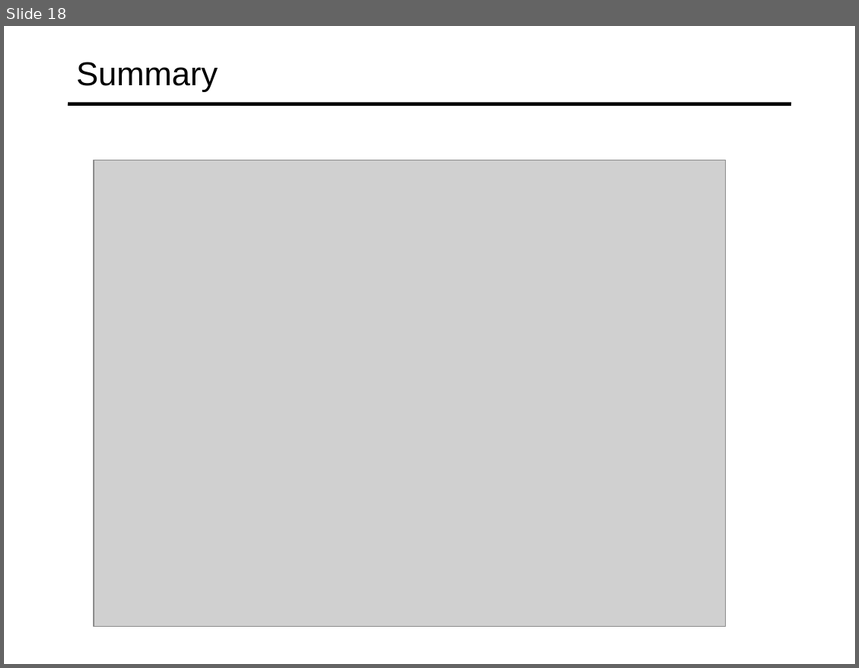
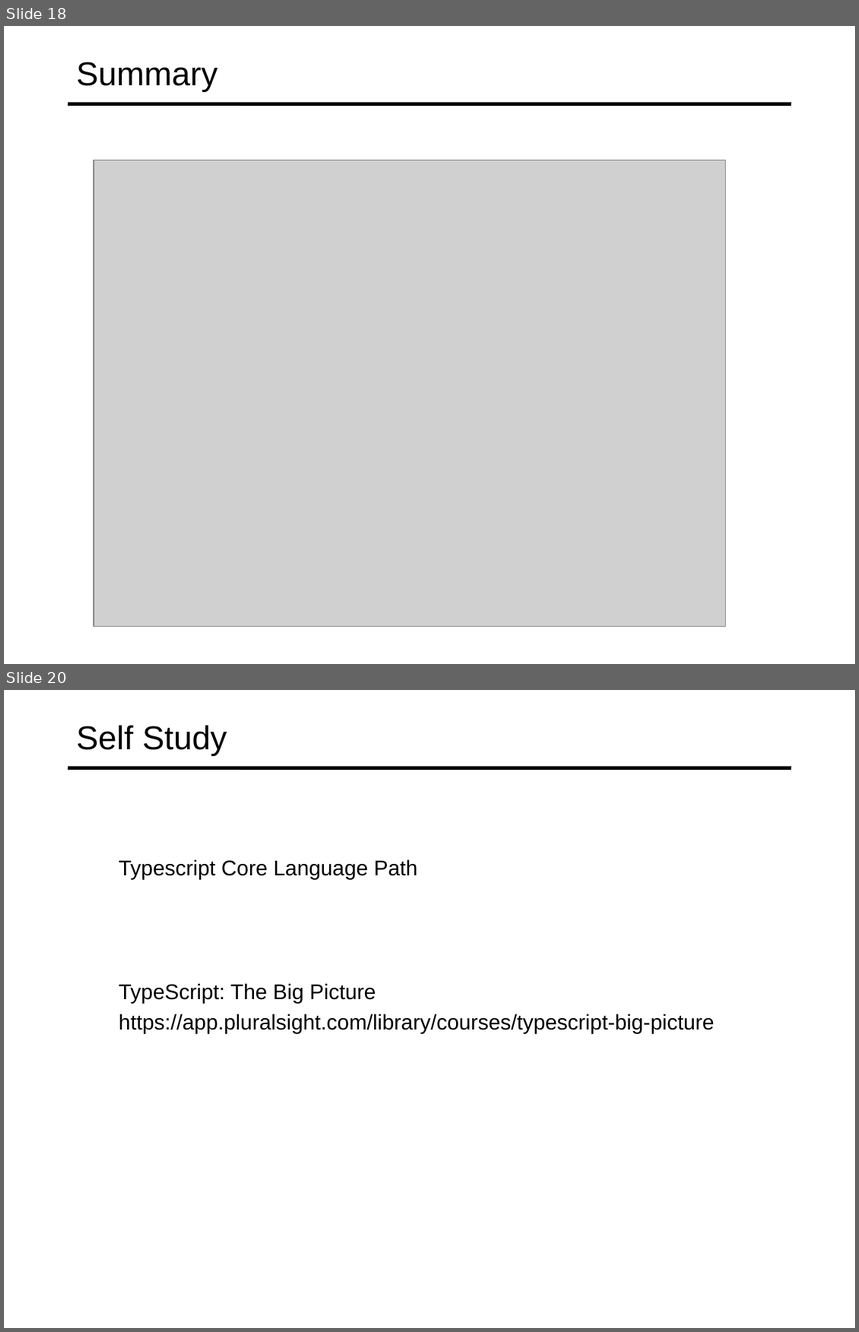
Before and after one commit to specter01wj/Jago_Link_Training, a slide deck: Angular/Angular12/TypeScript Fundamentals/1-Getting-Started-With-TypeScript/L1_TypeScript Getting Started.ppt. Shown one above the other, each under a label of ours: slide 18 before the commit, slides 18 and 20 after it; the slides between them are not shown. The pictures are 859x668 and 859x1332 pixels, drawn with LibreOffice and Linux fonts; fonts in the diff are those of the drawing; grey boxes stand for pictures. Boxes give left, top, right and bottom in pixels: in the first picture for what was removed or moved away, otherwise in the second. Text is boxed around its words. In the diff, an @@ line names an element or a change of style, - is before the commit and + after.

```diff
--- a/Angular/Angular12/TypeScript Fundamentals/1-Getting-Started-With-TypeScript/L1_TypeScript Getting Started.ppt
+++ b/Angular/Angular12/TypeScript Fundamentals/1-Getting-Started-With-TypeScript/L1_TypeScript Getting Started.ppt
@@ slide 20 added at [4, 690, 855, 1328], background #FFFFFF; not listed: 1 template element that a slide beside it also shows @@
@@ title added at [76, 725, 227, 756], 28 pt, text #000000 @@
+Self Study
@@ text added at [119, 859, 715, 1034], 18 pt, text #000000 @@
+  Typescript Core Language Path
+  TypeScript: The Big Picture
+  https://app.pluralsight.com/library/courses/typescript-big-picture
```
Also in this commit, not shown: 1 other slide added, 16 other files.
